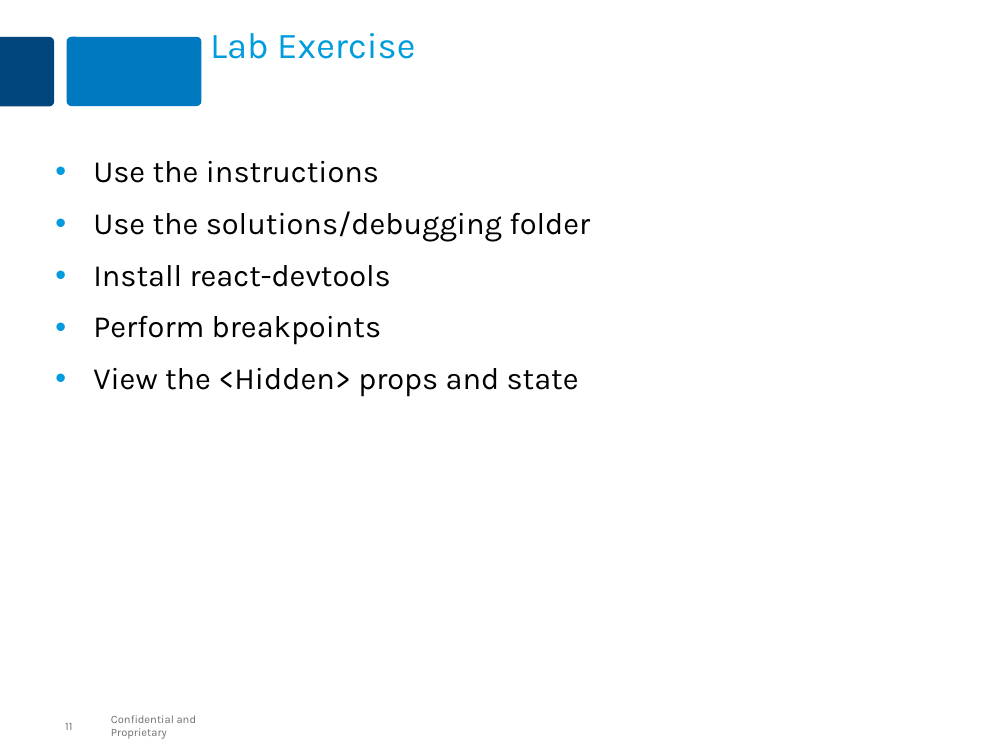
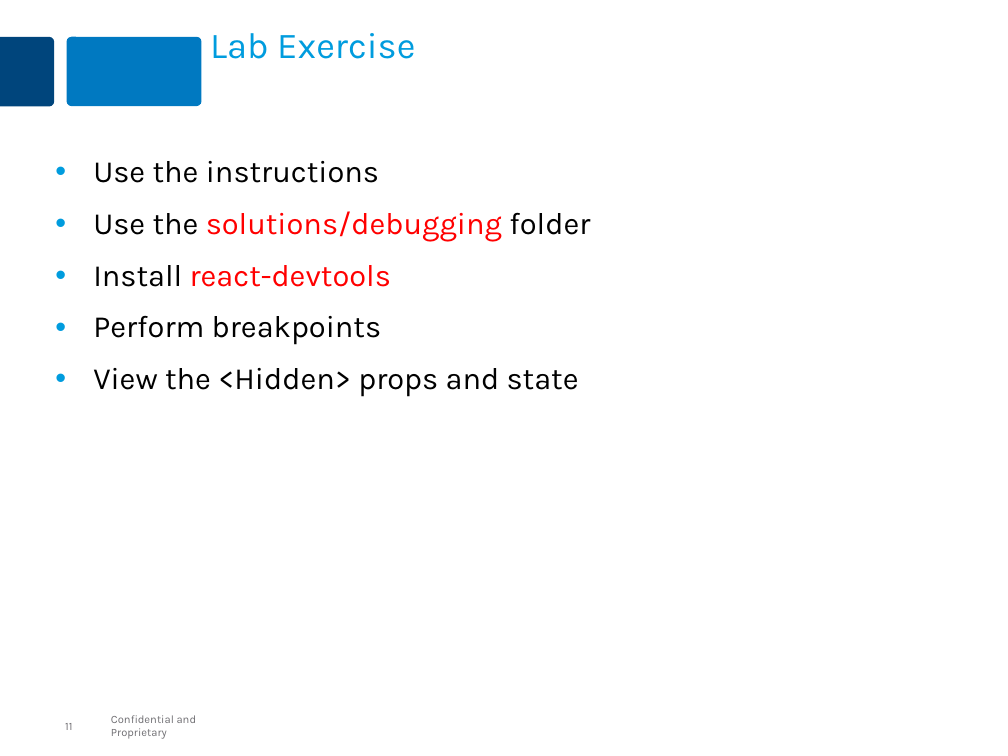
Before and after one commit to MaxMillington/react_practice, a slide deck: slide 11 of lesson-react-60-debugging/react-debugging.pptx. Drawn at 1008x756 pixels with LibreOffice and Linux fonts; fonts in the diff are those of the drawing. Boxes give left, top, right and bottom in pixels: in the first picture for what was removed or moved away, otherwise in the second. Text is boxed around its words. In the diff, an @@ line names an element or a change of style, - is before the commit and + after.

```diff
--- a/lesson-react-60-debugging/react-debugging.pptx
+++ b/lesson-react-60-debugging/react-debugging.pptx
@@ text at (93, 211, 590, 287): text colour #000000 to #FF0000 in "solutions/debugging", "react-devtools" @@
```
Also in this commit, not shown: 4 other slides changed, 4 other files.
